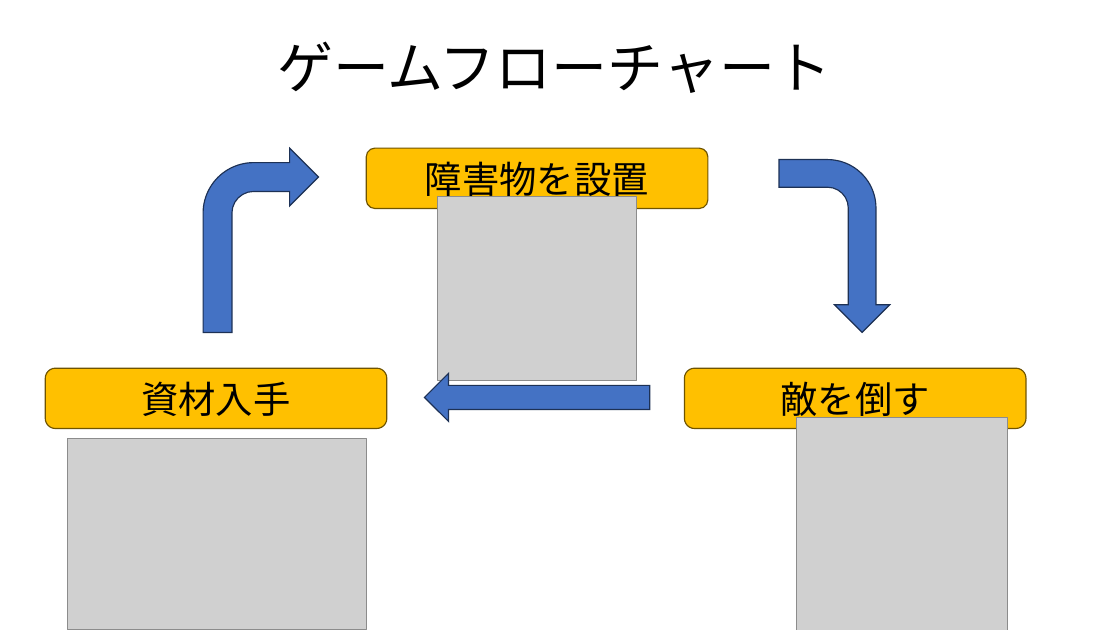
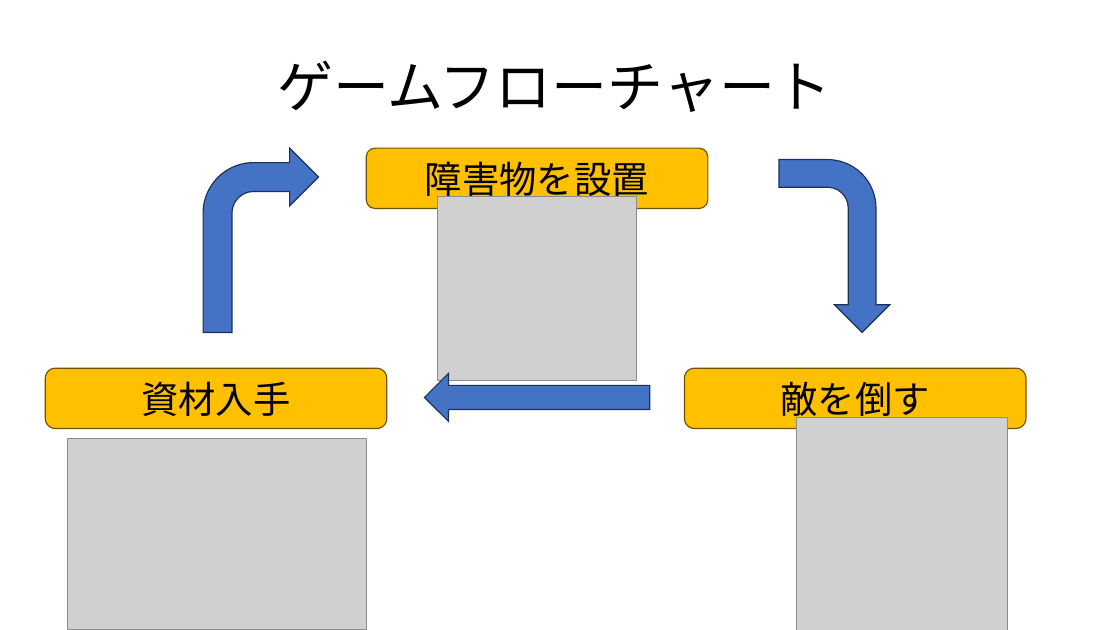
Before and after one commit to sayudesu/ToD, a slide deck: slide 6 of _Proposal/TowerOfDefense.pptx (slide 5 before the commit). Drawn at 1120x630 pixels with LibreOffice and Linux fonts; fonts in the diff are those of the drawing; grey boxes stand for pictures; background and template pictures are left out. Boxes give left, top, right and bottom in pixels: in the first picture for what was removed or moved away, otherwise in the second. Text is boxed around its words. In the diff, an @@ line names an element or a change of style, - is before the commit and + after.

```diff
--- a/_Proposal/TowerOfDefense.pptx
+++ b/_Proposal/TowerOfDefense.pptx
@@ text "ゲームフローチャート": place and size @@
-text "ゲームフローチャート" at <box>277,41,831,93</box>
+text "ゲームフローチャート" at <box>277,60,831,112</box>
```
Also in this commit, not shown: 4 other slides changed, 4 slides added, 1 other file.
